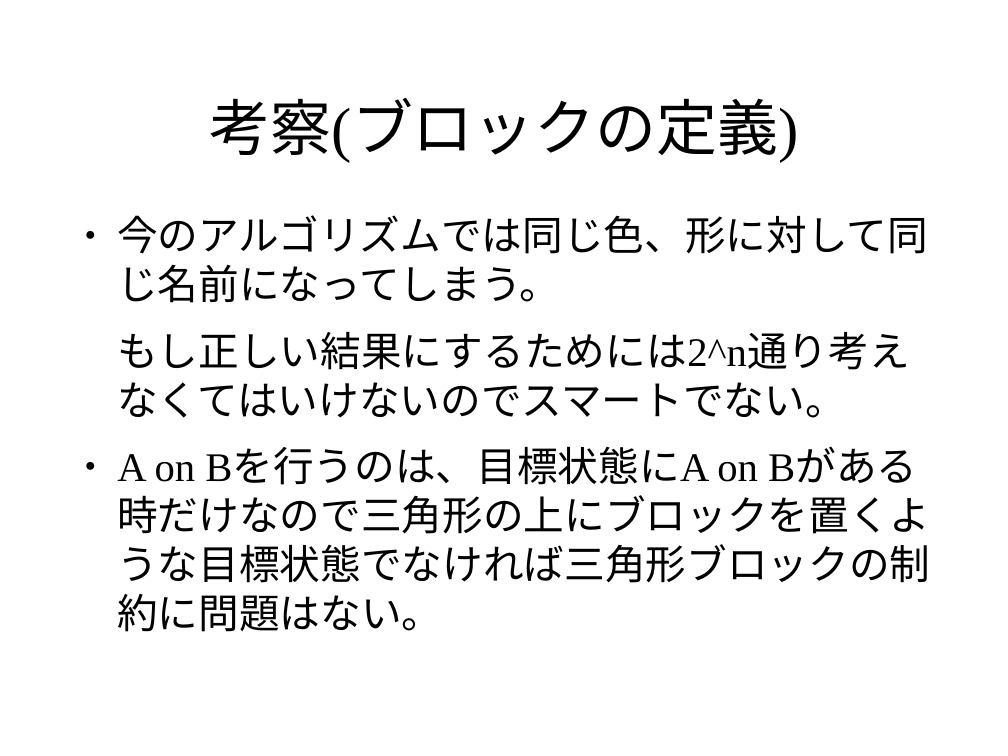
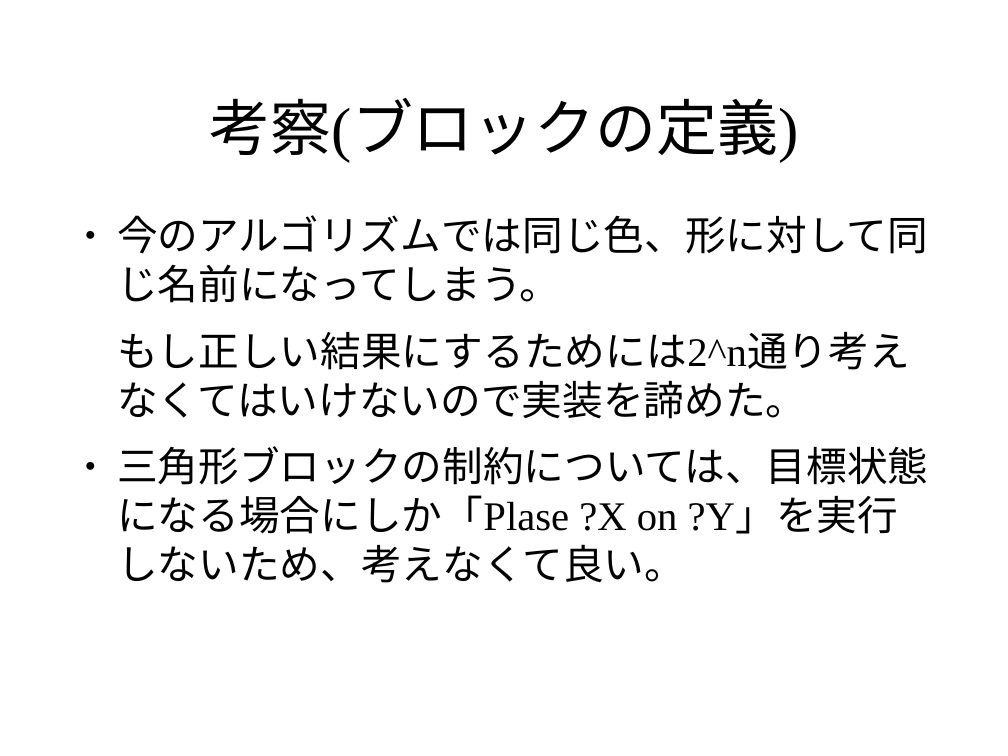
Before and after one commit to pamyupamyu/rep8, a slide deck: slide 13 of グループ1 発表スライド.odp (slide 14 before the commit). Drawn at 1008x756 pixels with LibreOffice and Linux fonts; fonts in the diff are those of the drawing; background and template pictures are left out. Boxes give left, top, right and bottom in pixels: in the first picture for what was removed or moved away, otherwise in the second. Text is boxed around its words. In the diff, an @@ line names an element or a change of style, - is before the commit and + after.

```diff
--- a/グループ1 発表スライド.odp
+++ b/グループ1 発表スライド.odp
@@ text at box(117, 332, 928, 583): text changed @@
-もし正しい結果にするためには2^n通り考えなくてはいけないのでスマートでない。
-● A on Bを行うのは、目標状態にA on Bがある時だけなので三角形の上にブロックを置くような目標状態でなければ三角形ブロックの制約に問題はない。
+もし正しい結果にするためには2^n通り考えなくてはいけないので実装を諦めた。
+● 三角形ブロックの制約については、目標状態になる場合にしか「Plase ?X on ?Y」を実行しないため、考えなくて良い。
```
Also in this commit, not shown: 1 slide removed.
